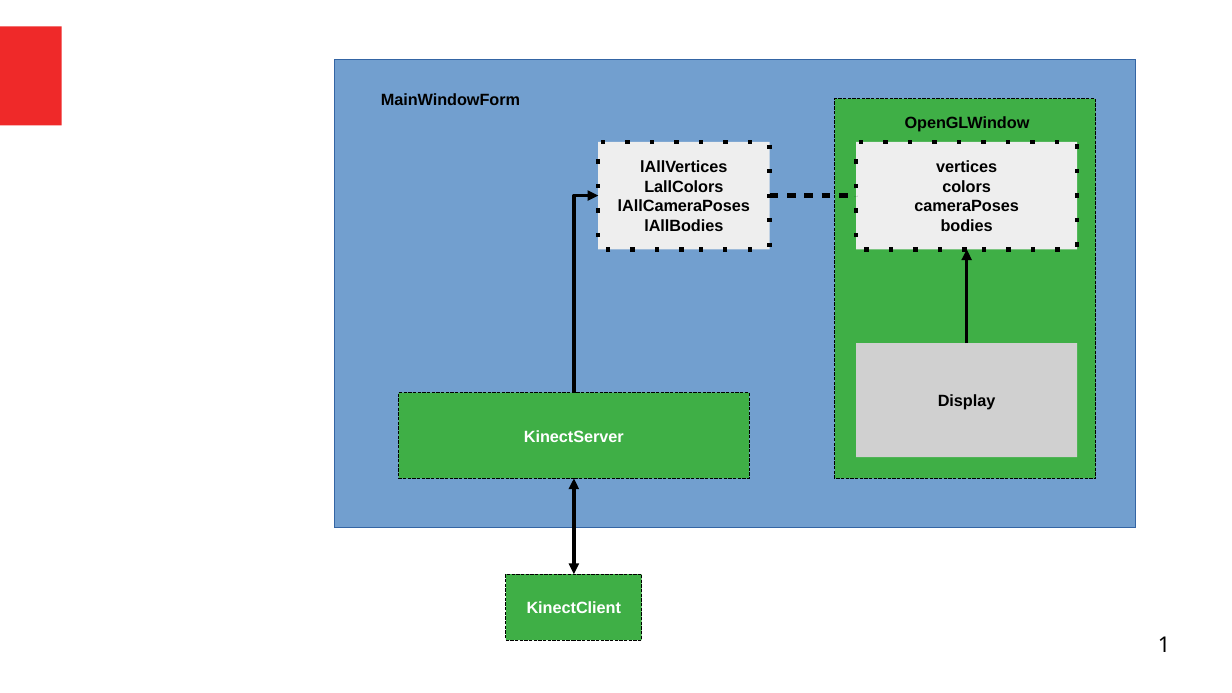
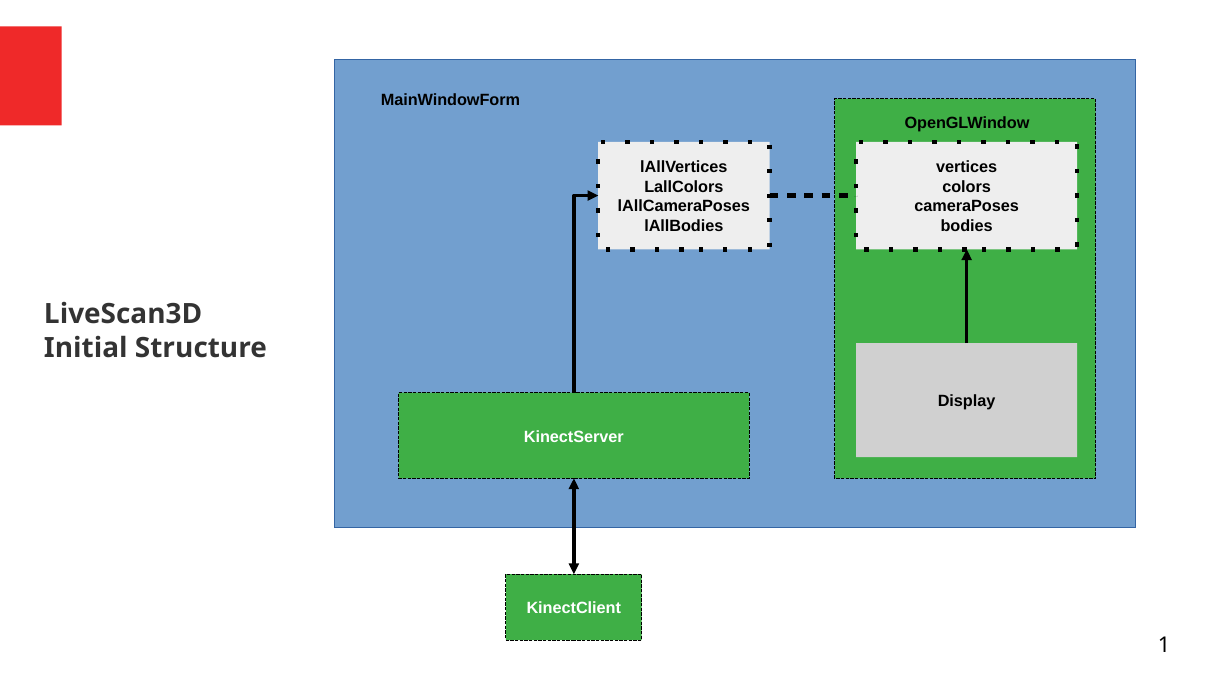
Before and after one commit to thelegend831/dissertation, a slide deck: slide 1 of DecemberCatchUp.odp. Drawn at 1232x693 pixels with LibreOffice and Linux fonts; fonts in the diff are those of the drawing; grey boxes stand for pictures. Boxes give left, top, right and bottom in pixels: in the first picture for what was removed or moved away, otherwise in the second. Text is boxed around its words. In the diff, an @@ line names an element or a change of style, - is before the commit and + after.

```diff
--- a/DecemberCatchUp.odp
+++ b/DecemberCatchUp.odp
@@ title added at [44,302,267,358], 18 pt, text #333333, bold @@
+LiveScan3D
+Initial Structure
```
Also in this commit, not shown: 5 other slides changed, 8 slides added, 9 slides removed.
